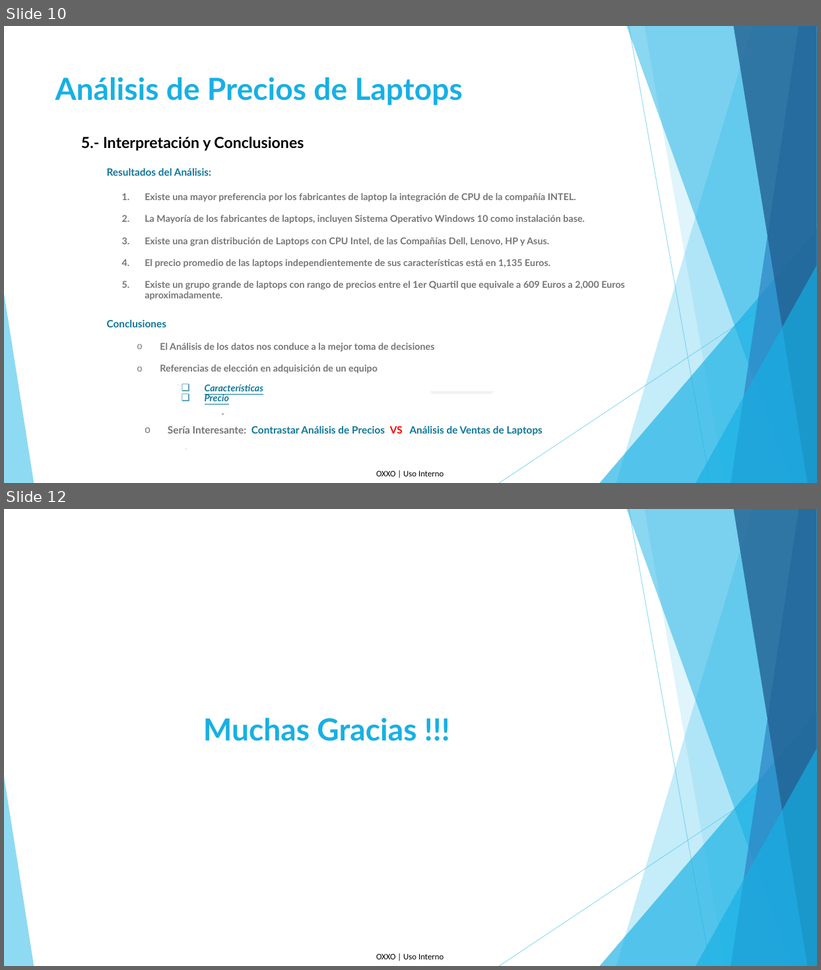
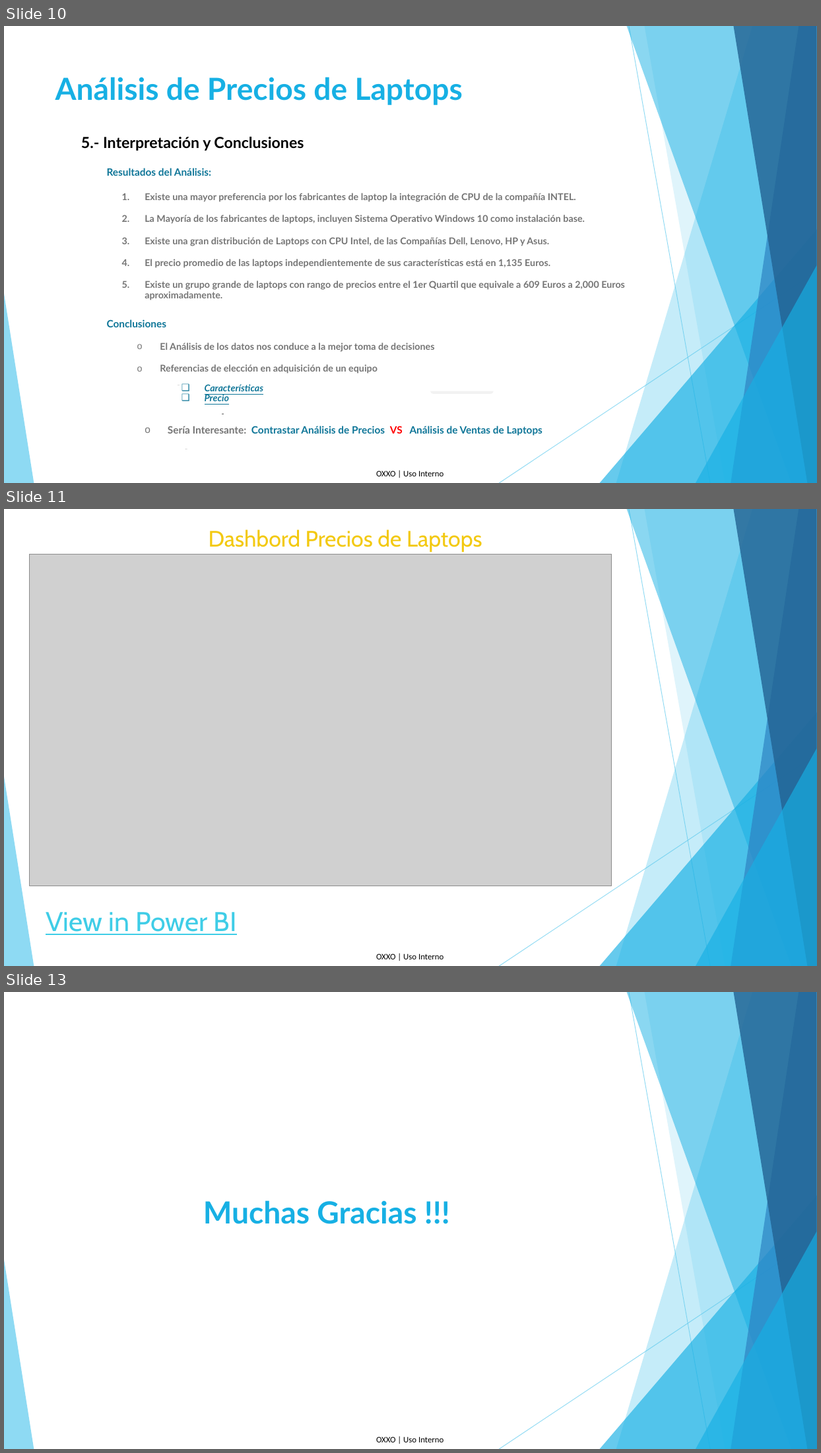
Before and after one commit to pinefox8383/Proyecto_Final_Diplomado, a slide deck: Presentación.pptx. Shown one above the other, each under a label of ours: slides 10 and 12 before the commit, slides 10, 11 and 13 after it; the slides between them are not shown. The pictures are 821x970 and 821x1453 pixels, drawn with LibreOffice and Linux fonts; fonts in the diff are those of the drawing; grey boxes stand for pictures. Boxes give left, top, right and bottom in pixels: in the first picture for what was removed or moved away, otherwise in the second. Text is boxed around its words. In the diff, an @@ line names an element or a change of style, - is before the commit and + after.

```diff
--- a/Presentación.pptx
+++ b/Presentación.pptx
@@ slide 11 added at box(4, 509, 817, 966), background #FFFFFF; not listed: 11 template elements that a slide beside it also shows @@
@@ text added at box(209, 529, 482, 552), 26.4 pt, text #F3C910 @@
+Dashbord Precios de Laptops
@@ picture added at box(30, 554, 612, 887) @@
@@ text added at box(46, 912, 237, 935), 32 pt, text #3FCDE7, underline @@
+View in Power BI
@@ what was slide 12 is now slide 13 @@
```
Also in this commit, not shown: 1 other slide added, 1 slide removed, 1 other file.
